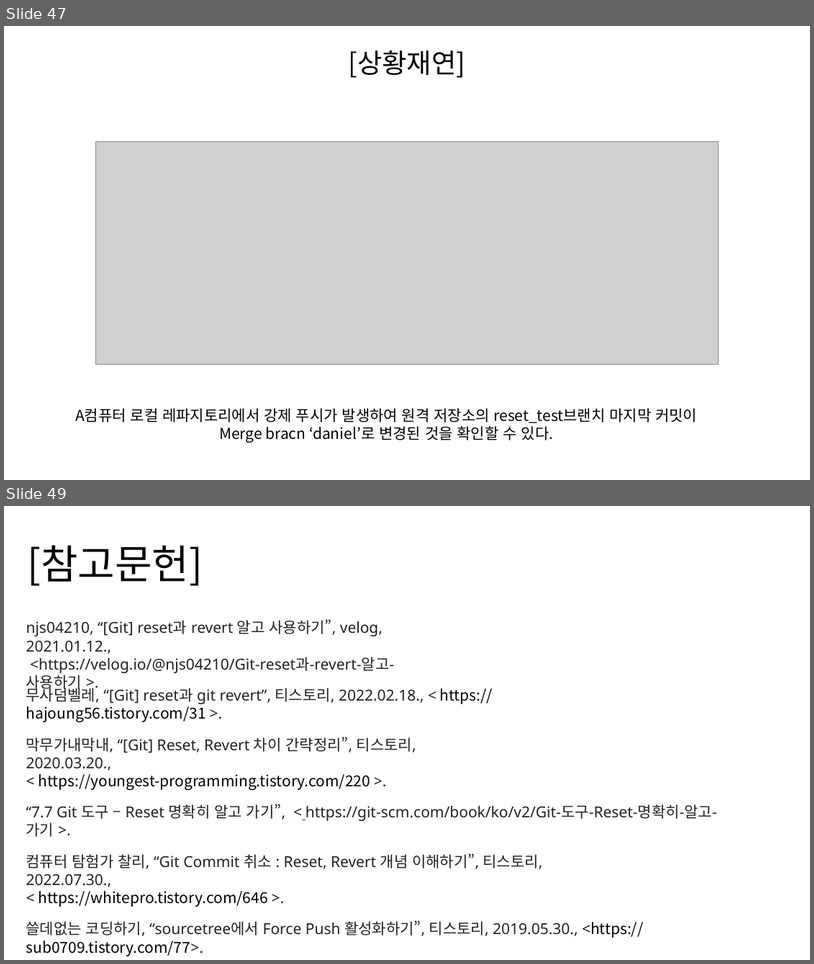
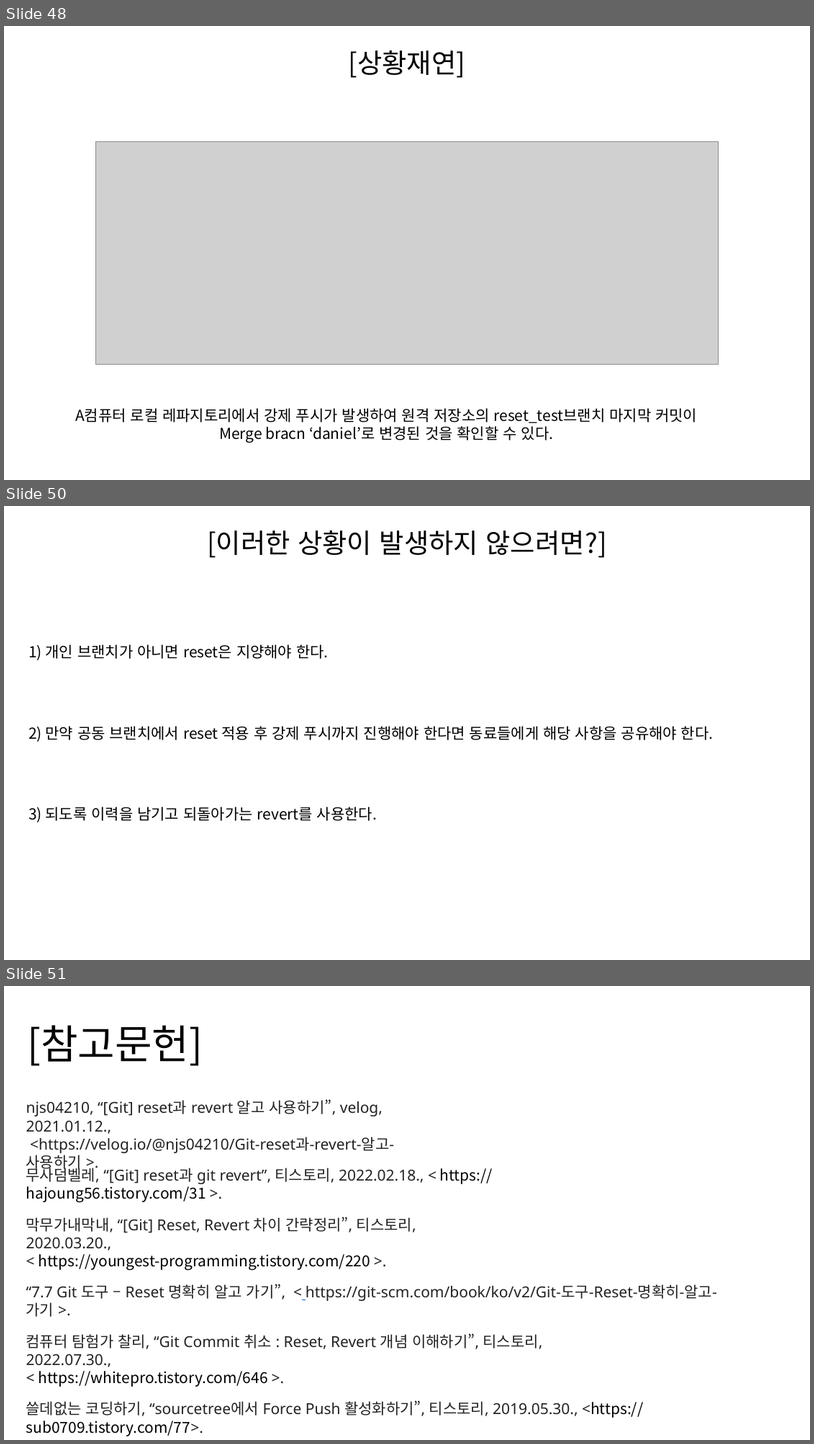
Before and after one commit to SeungHeeNoh/study_well, a slide deck: docs/8. git reset과 revert.pptx. Shown one above the other, each under a label of ours: slides 47 and 49 before the commit, slides 48, 50 and 51 after it; the slides between them are not shown. The pictures are 814x964 and 814x1444 pixels, drawn with LibreOffice and Linux fonts; fonts in the diff are those of the drawing; grey boxes stand for pictures. Boxes give left, top, right and bottom in pixels: in the first picture for what was removed or moved away, otherwise in the second. Text is boxed around its words. In the diff, an @@ line names an element or a change of style, - is before the commit and + after.

Commit message:
docs : reset 상황 재연 내용 업데이트
reset 상황 재연 내용 업데이트

```diff
--- a/docs/8. git reset과 revert.pptx
+++ b/docs/8. git reset과 revert.pptx
@@ slide 50 added at (4,506,810,960), background #FFFFFF @@
@@ text added at (207,530,607,558), 32 pt, text #000000 @@
+[이러한 상황이 발생하지 않으려면?]
@@ text added at (28,644,328,660), 18 pt, text #000000 @@
+1) 개인 브랜치가 아니면 reset은 지양해야 한다.
@@ text added at (28,726,713,741), 18 pt, text #000000 @@
+2) 만약 공동 브랜치에서 reset 적용 후 강제 푸시까지 진행해야 한다면 동료들에게 해당 사항을 공유해야 한다.
@@ text added at (28,806,377,822), 18 pt, text #000000 @@
+3) 되도록 이력을 남기고 되돌아가는 revert를 사용한다.
@@ what was slide 47 is now slide 48 @@
@@ what was slide 49 is now slide 51 @@
```
Also in this commit, not shown: 2 slides changed, 1 other slide added.
